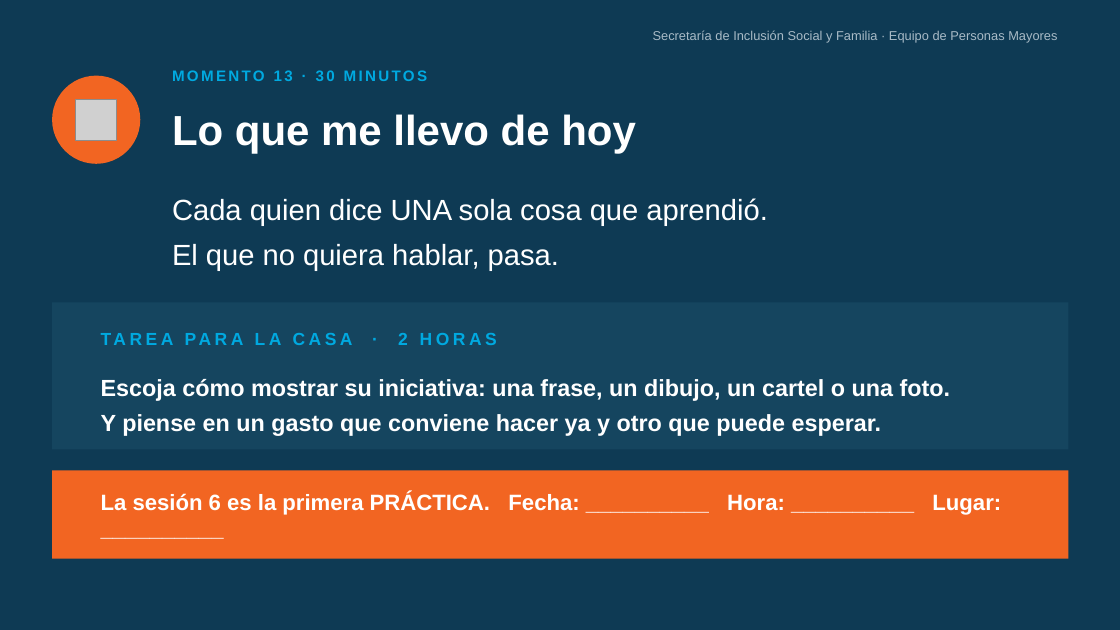
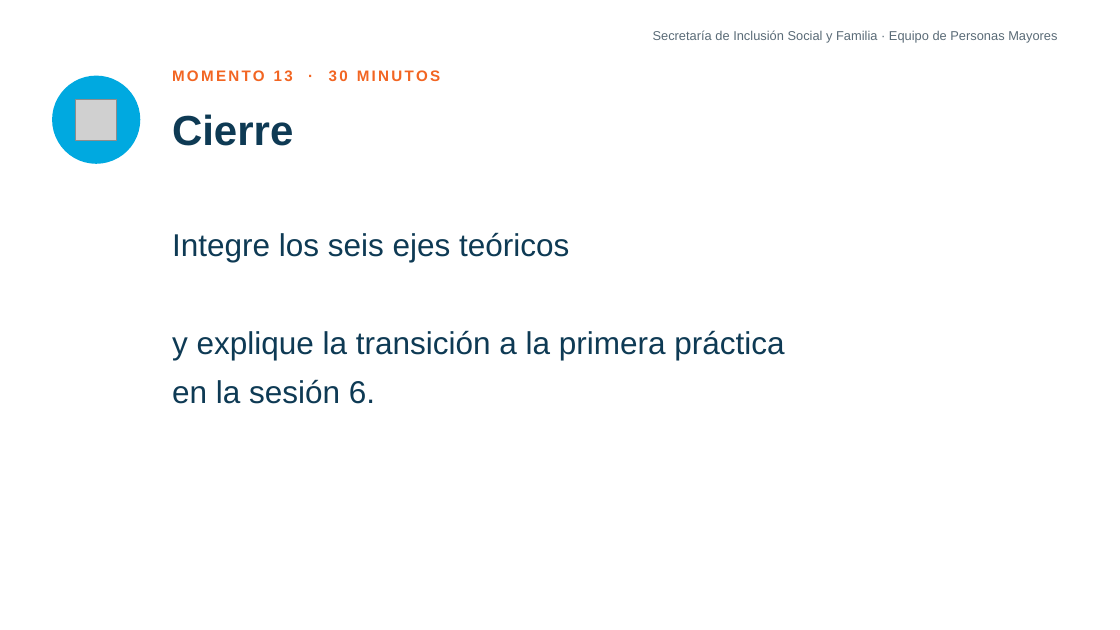
Before and after one commit to alquimia7ia-blip/Alquimia, a slide deck: slide 25 of docs/proyectos/personas-mayores/PPT_Sesion_5_Tecnologia_y_Dinero.pptx (slide 29 before the commit). Drawn at 1120x630 pixels with LibreOffice and Linux fonts; fonts in the diff are those of the drawing; grey boxes stand for pictures. Boxes give left, top, right and bottom in pixels: in the first picture for what was removed or moved away, otherwise in the second. Text is boxed around its words. In the diff, an @@ line names an element or a change of style, - is before the commit and + after.

```diff
--- a/docs/proyectos/personas-mayores/PPT_Sesion_5_Tecnologia_y_Dinero.pptx
+++ b/docs/proyectos/personas-mayores/PPT_Sesion_5_Tecnologia_y_Dinero.pptx
@@ background #0E3A54 to #FFFFFF @@
@@ text "Secretaría de Inclusión Social y ..." at [653,30,1057,43]: text colour #A8BAC6 to #5A6B77 @@
@@ ellipse at [52,76,140,164]: fill #F26522 to #00A9E0 @@
@@ text "MOMENTO 13 · 30 MINUTOS" at [172,70,441,81]: text colour #00A9E0 to #F26522 @@
@@ text at [172,114,293,146]: text changed; text colour #FFFFFF to #0E3A54 @@
-Lo que me llevo de hoy
+Cierre
@@ text removed at [172,198,767,271] @@
-Cada quien dice UNA sola cosa que aprendió.
-El que no quiera hablar, pasa.
@@ text added at [172,232,784,404], 27 pt, text #0E3A54 @@
+Integre los seis ejes teóricos
+y explique la transición a la primera práctica
+en la sesión 6.
@@ rectangle removed at [52,302,1069,450] @@
@@ text removed at [398,333,497,345] @@
-TAREA PARA LA CASA · 2 HORAS
@@ text removed at [101,379,951,436] @@
-Escoja cómo mostrar su iniciativa: una frase, un dibujo, un cartel o una foto.
-Y piense en un gasto que conviene hacer ya y otro que puede esperar.
@@ rectangle removed at [52,471,1069,559] @@
@@ text removed at [101,492,1001,515] @@
-La sesión 6 es la primera PRÁCTICA. Fecha: __________ Hora: __________ Lugar: __________
```
Also in this commit, not shown: 4 other slides changed, 22 slides added, 24 slides removed, 1 other file.
